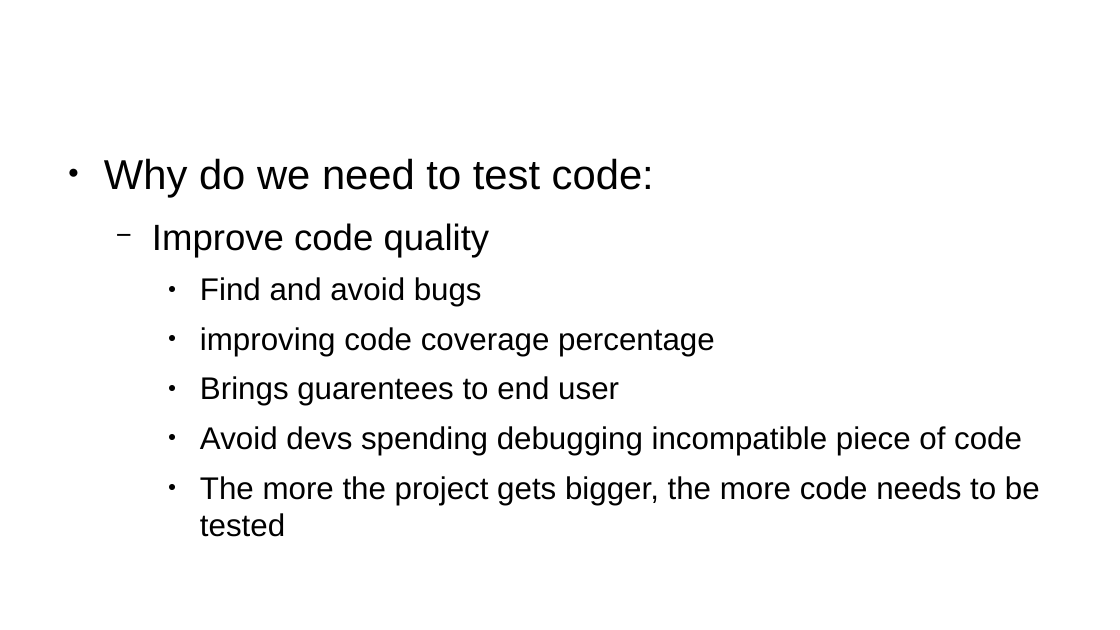
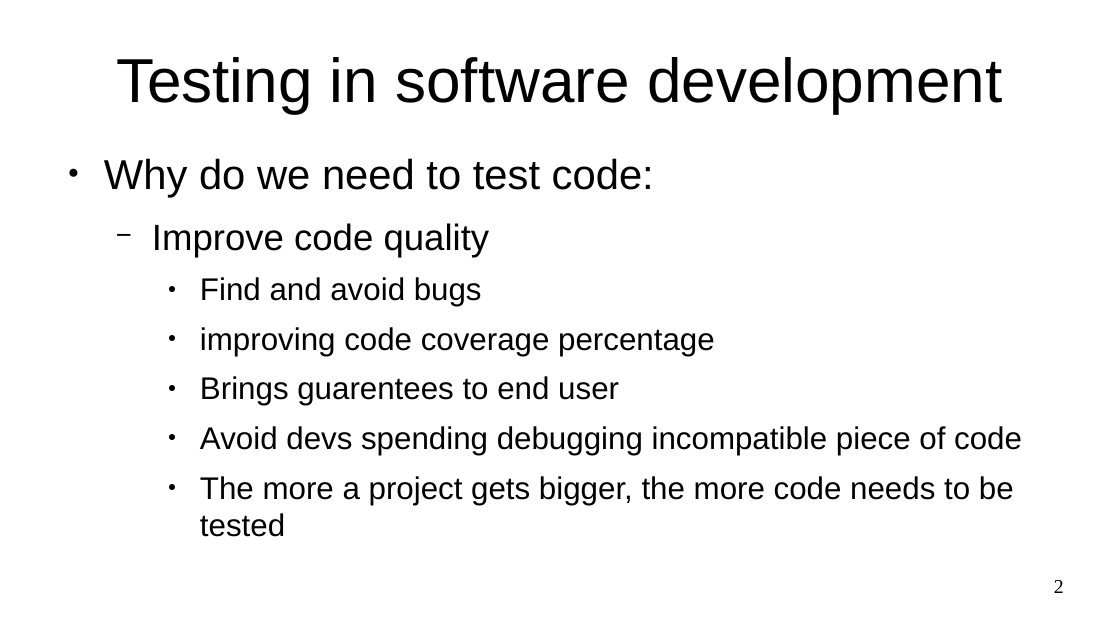
Before and after one commit to ybouilla/test_tutorial, a slide deck: slide 2 of presentation.odp. Drawn at 1120x630 pixels with LibreOffice and Linux fonts; fonts in the diff are those of the drawing. Boxes give left, top, right and bottom in pixels: in the first picture for what was removed or moved away, otherwise in the second. Text is boxed around its words. In the diff, an @@ line names an element or a change of style, - is before the commit and + after.

```diff
--- a/presentation.odp
+++ b/presentation.odp
@@ title added at [116,57,1002,113], 44 pt, text #000000 @@
+Testing in software development
@@ text at [200,476,1014,505]: text changed @@
-    ● The more the project gets bigger, the more code needs to be tested
+    ● The more a project gets bigger, the more code needs to be tested
@@ page number added at [1054,580,1064,593], 14 pt, text #000000 @@
+2
```
Also in this commit, not shown: 5 other slides changed, 15 slides added, 2 slides removed, 3 other files.
